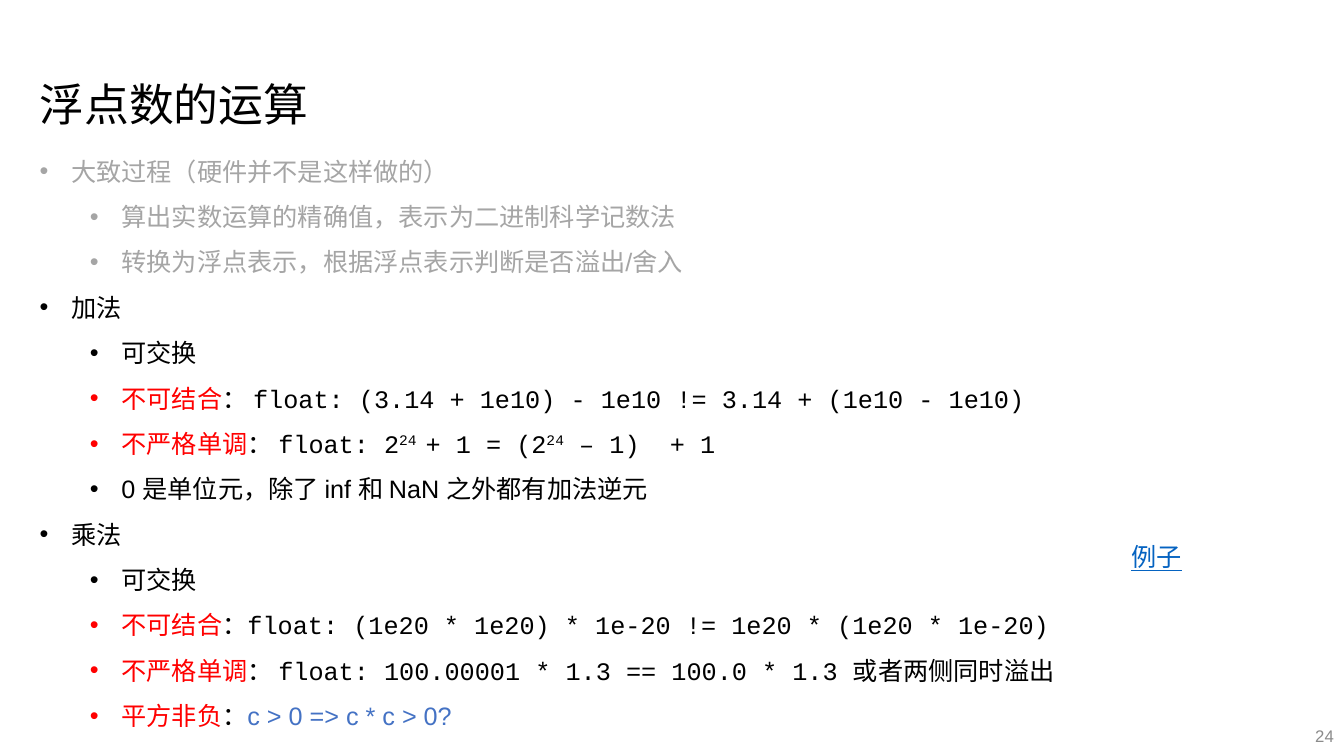
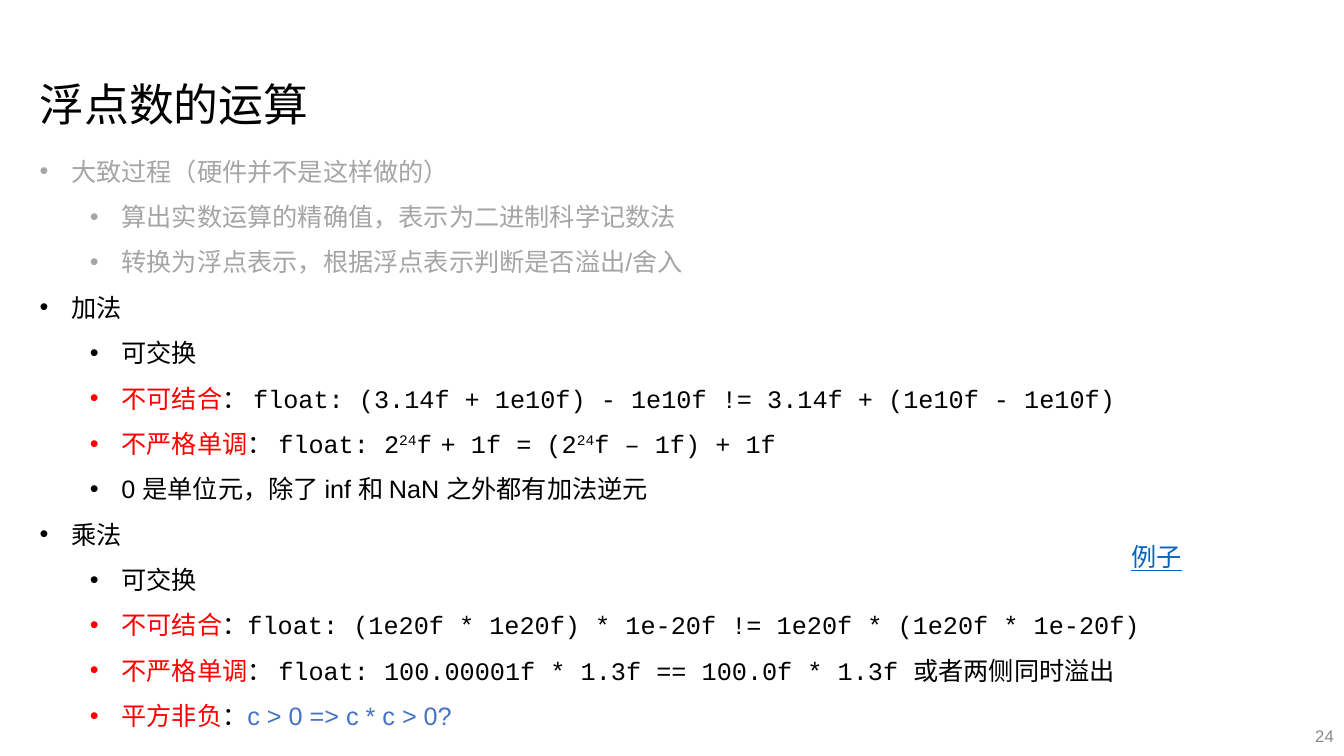
Before and after one commit to vwOvOwv/ICS-2026-Fall-TA, a slide deck: slide 24 of 02-Data.pptx. Drawn at 1344x756 pixels with LibreOffice and Linux fonts; fonts in the diff are those of the drawing. Boxes give left, top, right and bottom in pixels: in the first picture for what was removed or moved away, otherwise in the second. Text is boxed around its words. In the diff, an @@ line names an element or a change of style, - is before the commit and + after.

Commit message:
fix typo and error.

```diff
--- a/02-Data.pptx
+++ b/02-Data.pptx
@@ text at (121, 386, 1115, 459): text changed @@
-  • 不可结合： float: (3.14 + 1e10) - 1e10 != 3.14 + (1e10 - 1e10)
-  • 不严格单调： float: 224 + 1 = (224 – 1) + 1
+  • 不可结合： float: (3.14f + 1e10f) - 1e10f != 3.14f + (1e10f - 1e10f)
+  • 不严格单调： float: 224f + 1f = (224f – 1f) + 1f
@@ text at (121, 612, 1140, 682): text changed @@
-  • 不可结合：float: (1e20 * 1e20) * 1e-20 != 1e20 * (1e20 * 1e-20)
-  • 不严格单调： float: 100.00001 * 1.3 == 100.0 * 1.3 或者两侧同时溢出
+  • 不可结合：float: (1e20f * 1e20f) * 1e-20f != 1e20f * (1e20f * 1e-20f)
+  • 不严格单调： float: 100.00001f * 1.3f == 100.0f * 1.3f 或者两侧同时溢出
```
Also in this commit, not shown: 13 other slides changed.
